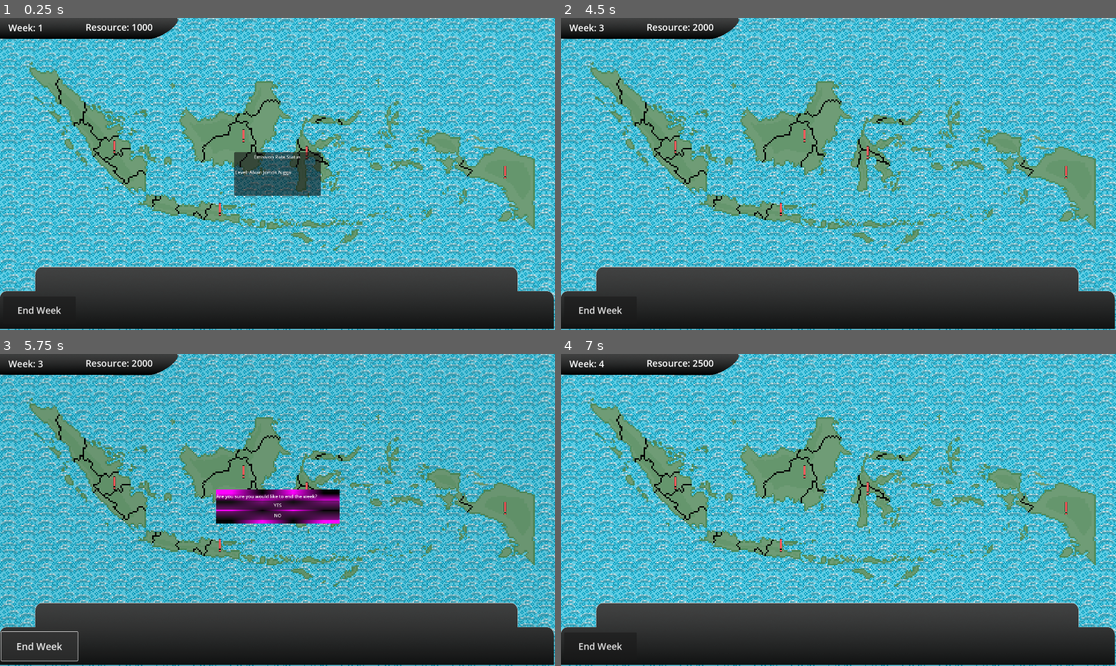
Above: before the commit, frames 1-4 (two rows, left to right).
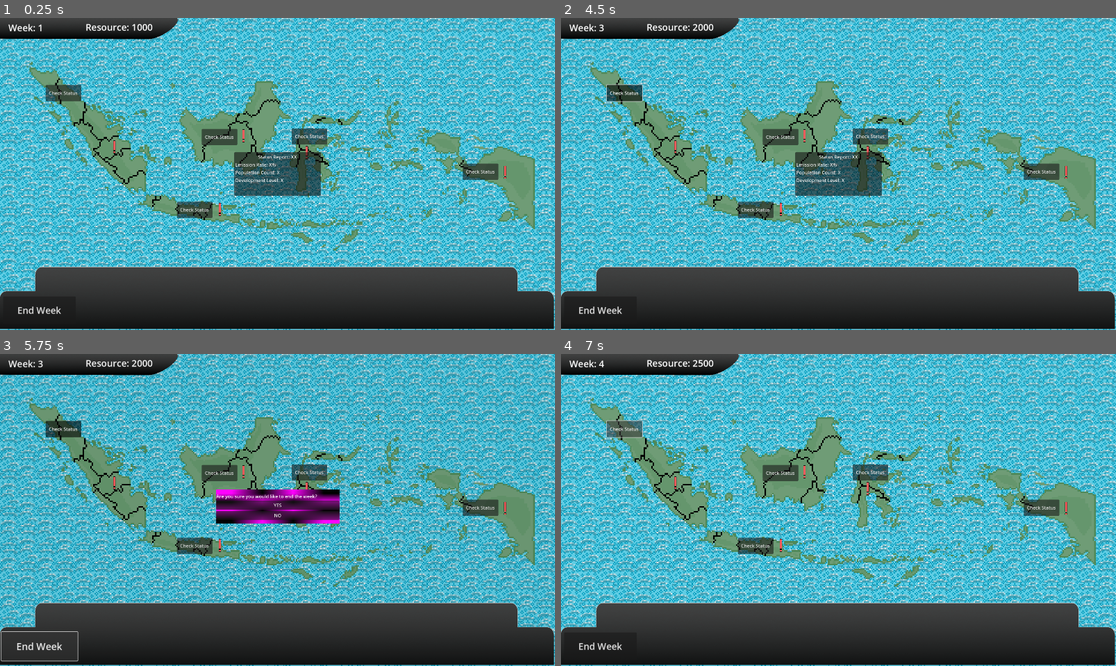
Above: after the commit, the same moments.

Repository: SSSalvan/O.M.G.A.M.M.A
Game: Godot game, scene res://scenes/main_gameplay.tscn
The game is run twice, just before and just after one commit, with the same random seed, the same clock (stepped at 60 frames per second) and the same inputs. This scene is started directly instead of the project's main scene.
Inputs (mouse positions are in pixels of both pictures, inside the frame that each line leads up to):
- Up to frame 1 (0.25 s): no input
- Up to frame 2 (4.5 s): click "End Week" at 0.5 s; click (622, 92) at 1.25 s, where only the run after the commit has a clickable "Check Status"; click "YES" at 2 s; click "End Week" at 2.75 s; click "YES" at 3.5 s; click (622, 92) at 4.25 s, where only the run after the commit has a clickable "Check Status"
- Up to frame 3 (5.75 s): click "End Week" at 5 s
- Up to frame 4 (7 s): click "YES" at 5.75 s; click (622, 428) at 6.5 s, where only the run after the commit has a clickable "Check Status"

The runs differ from the first frame. In frame 1, 1.8% of the frame differs, in the area x 8-90%, y 21-65%; in frame 2, 3.8%; in frame 3, 1.6%; in frame 4, 1.7%.

Commit message:
Mekanisme Emission

Diff:
--- a/calamity-control/project.godot
+++ b/calamity-control/project.godot
@@ -11,7 +11,7 @@
 [application]
 
 config/name="Calamity Control"
-run/main_scene="res://scenes/main_menu.tscn"
+run/main_scene="uid://drx37bmj2egrr"
 config/features=PackedStringArray("4.4", "Forward Plus")
 config/icon="res://icon.svg"
 
--- a/calamity-control/scenes/emission_rate_status_popup.tscn
+++ b/calamity-control/scenes/emission_rate_status_popup.tscn
@@ -29,12 +29,19 @@
 offset_right = 296.0
 offset_bottom = 146.0
 
-[node name="Label" type="Label" parent="UI/EmissionRatePopUp/VBoxContainer"]
+[node name="Status Report_ Island_name" type="Label" parent="UI/EmissionRatePopUp/VBoxContainer"]
 layout_mode = 2
-text = "Emission Rate Status"
+text = "Status Report: XX"
 horizontal_alignment = 1
 
-[node name="Label2" type="Label" parent="UI/EmissionRatePopUp/VBoxContainer"]
+[node name="Emission Rate" type="Label" parent="UI/EmissionRatePopUp/VBoxContainer"]
 layout_mode = 2
-text = "
-Level: Alvan Jomok Nigga"
+text = "Emission Rate: X%"
+
+[node name="Population Count" type="Label" parent="UI/EmissionRatePopUp/VBoxContainer"]
+layout_mode = 2
+text = "Population Count: X"
+
+[node name="Development Level" type="Label" parent="UI/EmissionRatePopUp/VBoxContainer"]
+layout_mode = 2
+text = "Development Level: X"
--- a/calamity-control/scenes/lose.tscn
+++ b/calamity-control/scenes/lose.tscn
@@ -1,6 +1,6 @@
 [gd_scene load_steps=11 format=3 uid="uid://ckc2pflacy685"]
 
-[ext_resource type="Script" uid="uid://b8tgvyd75xb4y" path="res://scenes/panel_container.gd" id="1_yj0ov"]
+[ext_resource type="Script" uid="uid://b8tgvyd75xb4y" path="res://scripts/panel_container.gd" id="1_yj0ov"]
 [ext_resource type="FontFile" uid="uid://b2kv35js2pjin" path="res://assets/font/Stacked pixel.ttf" id="2_h0cgr"]
 [ext_resource type="Texture2D" uid="uid://qcsfxf23f088" path="res://assets/map/indoMap.png" id="2_sgf0w"]
 [ext_resource type="StyleBox" uid="uid://d0t507jbbigq3" path="res://assets/ui/Placeholder UI/placeholder_button_stylebox_hover.tres" id="3_a5bqv"]
--- a/calamity-control/scenes/main_gameplay.tscn
+++ b/calamity-control/scenes/main_gameplay.tscn
@@ -153,40 +153,35 @@
 hover_scale = Vector2(1.05, 1.05)
 transition_type = 6
 
-[node name="StatRpt_Sumatra" parent="GameManager" instance=ExtResource("6_04qc1")]
-modulate = Color(1, 1, 1, 0)
-offset_left = -587.0
-offset_top = -135.0
-offset_right = -2462.0
-offset_bottom = -1133.0
+[node name="Sumatra2" parent="GameManager" instance=ExtResource("6_04qc1")]
+offset_left = -802.0
+offset_top = -308.0
+offset_right = -2595.0
+offset_bottom = -1332.0
 
 [node name="StatRpt_Kalimantan" parent="GameManager" instance=ExtResource("6_04qc1")]
-modulate = Color(1, 1, 1, 0)
-offset_left = -215.0
-offset_top = 97.0
-offset_right = -2103.0
-offset_bottom = -926.0
+offset_left = -348.0
+offset_top = 96.0
+offset_right = -2236.0
+offset_bottom = -927.0
 
 [node name="StatRpt_Papua" parent="GameManager" instance=ExtResource("6_04qc1")]
-modulate = Color(1, 1, 1, 0)
-offset_left = -138.0
-offset_top = -166.0
-offset_right = -2017.0
-offset_bottom = -1180.0
+offset_left = -262.0
+offset_top = -156.0
+offset_right = -2141.0
+offset_bottom = -1170.0
 
 [node name="StatRpt_Jawa" parent="GameManager" instance=ExtResource("6_04qc1")]
-modulate = Color(1, 1, 1, 0)
-offset_left = 84.0
-offset_top = -104.0
-offset_right = -1802.0
-offset_bottom = -1127.0
+offset_left = 49.0
+offset_top = -158.0
+offset_right = -1837.0
+offset_bottom = -1181.0
 
 [node name="StatRpt_Sulawesi" parent="GameManager" instance=ExtResource("6_04qc1")]
-modulate = Color(1, 1, 1, 0)
-offset_left = 764.0
-offset_top = -35.0
-offset_right = -1110.0
-offset_bottom = -1055.0
+offset_left = 641.0
+offset_top = -36.0
+offset_right = -1233.0
+offset_bottom = -1056.0
 
 [node name="InGameTopHub" type="Sprite2D" parent="."]
 position = Vector2(-653, -505)
--- a/calamity-control/scenes/slot.tscn
+++ b/calamity-control/scenes/slot.tscn
@@ -2,7 +2,8 @@
 
 [ext_resource type="Script" uid="uid://dx2hy3pwobcv" path="res://scripts/slot.gd" id="1_uv4db"]
 
-[node name="Slot" type="PanelContainer"]
+[node name="Slot" type="Control"]
+layout_mode = 3
 anchors_preset = 15
 anchor_right = 1.0
 anchor_bottom = 1.0
@@ -14,11 +15,16 @@
 
 [node name="TextureRect" type="TextureRect" parent="."]
 layout_mode = 2
+offset_right = 909.0
+offset_bottom = 565.0
 
-[node name="Panel" type="Panel" parent="."]
+[node name="Button" type="Button" parent="."]
 show_behind_parent = true
 layout_mode = 2
-mouse_filter = 1
+offset_right = 123.0
+offset_bottom = 56.0
+toggle_mode = true
+text = "Check Status"
 
-[connection signal="mouse_entered" from="." to="." method="_on_mouse_entered"]
-[connection signal="mouse_exited" from="." to="." method="_on_mouse_exited"]
+[connection signal="pressed" from="Button" to="." method="_on_button_pressed"]
+[connection signal="toggled" from="Button" to="." method="_on_button_toggled"]
--- a/calamity-control/scenes/winning.tscn
+++ b/calamity-control/scenes/winning.tscn
@@ -1,6 +1,6 @@
 [gd_scene load_steps=11 format=3 uid="uid://b8k1hcsqo3jn0"]
 
-[ext_resource type="Script" uid="uid://b8tgvyd75xb4y" path="res://scenes/panel_container.gd" id="1_ai4rf"]
+[ext_resource type="Script" uid="uid://b8tgvyd75xb4y" path="res://scripts/panel_container.gd" id="1_ai4rf"]
 [ext_resource type="Texture2D" uid="uid://qcsfxf23f088" path="res://assets/map/indoMap.png" id="1_oadui"]
 [ext_resource type="FontFile" uid="uid://b2kv35js2pjin" path="res://assets/font/Stacked pixel.ttf" id="2_mg68r"]
 [ext_resource type="StyleBox" uid="uid://d0t507jbbigq3" path="res://assets/ui/Placeholder UI/placeholder_button_stylebox_hover.tres" id="3_oeypd"]
--- a/calamity-control/scripts/Popups.gd
+++ b/calamity-control/scripts/Popups.gd
@@ -1,7 +1,15 @@
 extends Control
 
-func StatusPopup(slot, item):
-	%ItemPopup.popup()
+func ItemPopup(slot : Rect2i, item):
+
+	var mouse_pos = get_viewport().get_mouse_position()
+	var correction
+
+	if mouse_pos.x <= get_viewport_rect().size.x/2:
+		correction = Vector2i(slot.size.x, 0)
+	else:
+		correction = -Vector2i(%ItemPopup.size.x, 0)
+	%ItemPopup.popup(Rect2i(slot.position + correction, %ItemPopup.size ))
 
 func HideItemPopup():
 	%ItemPopup.hide()
--- a/calamity-control/scripts/game_manager.gd
+++ b/calamity-control/scripts/game_manager.gd
@@ -7,42 +7,97 @@
 var week: int = 1
 var resource: int = 1000
 
+# Data for each island
+var islands = {
+	"Sumatra": { "development": 0, "emission": 10, "population": 100 },
+	"Kalimantan": { "development": 0, "emission": 10, "population": 100 },
+	"Papua": { "development": 0, "emission": 10, "population": 100 },
+	"Jawa": { "development": 0, "emission": 10, "population": 100 },
+	"Sulawesi": { "development": 0, "emission": 10, "population": 100 }
+}
+
+func _ready():
+	update_week_label()
+	update_resource_label()
+	get_tree().root.print_tree_pretty()
+
 func _on_end_week_pressed() -> void:
-
 	var confirm_scene = load("res://scenes/week_end_confirmation.tscn").instantiate()
 	add_child(confirm_scene)
-
 	confirm_scene.move_to_front()
 
 	var control_node = confirm_scene.get_node("Confirm_Week")
-
 	if control_node and control_node.has_signal("confirmed"):
 		print("Signal found!")  # Debugging
 		control_node.confirmed.connect(self.next_week)
 		control_node.confirmed.connect(self.weekly_income_resource)
+		control_node.confirmed.connect(self.check_development_requirements)
 	else:
 		print("ERROR: Signal 'confirmed' not found!")  # Debugging
 	print("Button Pressed")
 
-
-func _ready():
-	#print("Game Manager: ", game_manager)
-	update_week_label()
-	update_resource_label()
-	get_tree().root.print_tree_pretty()
-
 func next_week():
 	week += 1
 	update_week_label()
+	show_development_levels()
 
 func weekly_income_resource():
 	resource += 500
 	update_resource_label()
 
 func update_week_label():
-	week_counter.text = "Week: " + str (week)
-	print("Week Updated, Bisma Gemoy, Week: ", week)
+	week_counter.text = "Week: " + str(week)
+	print("Week Updated, Week: ", week)
 
 func update_resource_label():
-	resource_counter.text = "Resource: " + str (resource)
-	print("Resource Updated, Alvan Jomoks, Current Resource: ", resource)
+	resource_counter.text = "Resource: " + str(resource)
+	print("Resource Updated, Current Resource: ", resource)
+
+# Function to dynamically update development level
+func increase_development(province_name: String, amount: int):
+	var province_node = get_tree().root.get_node("MainGameplay/" + province_name)
+	if province_node:
+		province_node.development_level += amount
+		islands[province_name]["development"] = province_node.development_level
+		print(province_name, " Development Increased to: ", islands[province_name]["development"])
+	else:
+		print("ERROR: Province node not found!")
+
+func check_development_requirements():
+	for island in islands.keys():
+		var dev_level = islands[island]["development"]
+		var emission = islands[island]["emission"]
+		var population = islands[island]["population"]
+
+		# Define requirement threshold
+		var required_dev = 2  # Adjust as needed
+
+		if dev_level < required_dev:
+			# Increase emission and decrease population
+			islands[island]["emission"] += 2  # Emission goes up
+			islands[island]["population"] -= 5  # Population decreases
+
+			print(island, " development too low! Emission increased to ", islands[island]["emission"], ", Population reduced to ", islands[island]["population"])
+		else:
+			print(island, " is developing well. No penalty.")
+
+# Function to fetch development level of a province dynamically
+func get_development_level(province_name: String) -> int:
+	var province_node = get_tree().root.get_node("MainGameplay/GameManager/" + province_name)
+	if province_node:
+		return province_node.development_level
+	print("ERROR: Province node not found!")
+	return -1
+
+func show_development_levels():
+	print("Development Levels at the end of Week ", week, ":")
+	for province_name in islands.keys():
+		var province_node = get_tree().root.get_node("MainGameplay/GameManager/" + province_name)
+		if province_node:
+			# Fetch the current development level directly from the province node
+			var dev_level = province_node.development_level
+			# Update the islands dictionary to reflect the latest development level
+			islands[province_name]["development"] = dev_level
+			print(province_name, " - Development Level: ", dev_level)
+		else:
+			print("ERROR: Province node for ", province_name, " not found!")
--- a/calamity-control/scripts/province.gd
+++ b/calamity-control/scripts/province.gd
@@ -2,7 +2,7 @@
 @onready var game_manager = get_node("/root/MainGameplay/GameManager")
 
 @export var province_name: String = ""  # Name of the province
-var development_level: int = 0  # Province-specific status
+@export var development_level: int = 0  # Province-specific status
 
 func _ready() -> void:
 	set_process_input(true)
--- a/calamity-control/scripts/slot.gd
+++ b/calamity-control/scripts/slot.gd
@@ -1,9 +1,7 @@
-extends PanelContainer
+extends Control
 
-
-func _on_mouse_entered() -> void:
-	EmissionRateStatusPopup.StatusPopup(null, null)
-
-
-func _on_mouse_exited() -> void:
-	EmissionRateStatusPopup.HideStatusPopup()
+func _on_button_toggled(toggled_on: bool) -> void:
+	if toggled_on:
+		EmissionRateStatusPopup.StatusPopup(Rect2i(), null)
+	else:
+		EmissionRateStatusPopup.HideStatusPopup()
Renamed: calamity-control/scenes/panel_container.gd -> calamity-control/scripts/panel_container.gd
Renamed: calamity-control/scenes/panel_container.gd.uid -> calamity-control/scripts/panel_container.gd.uid
